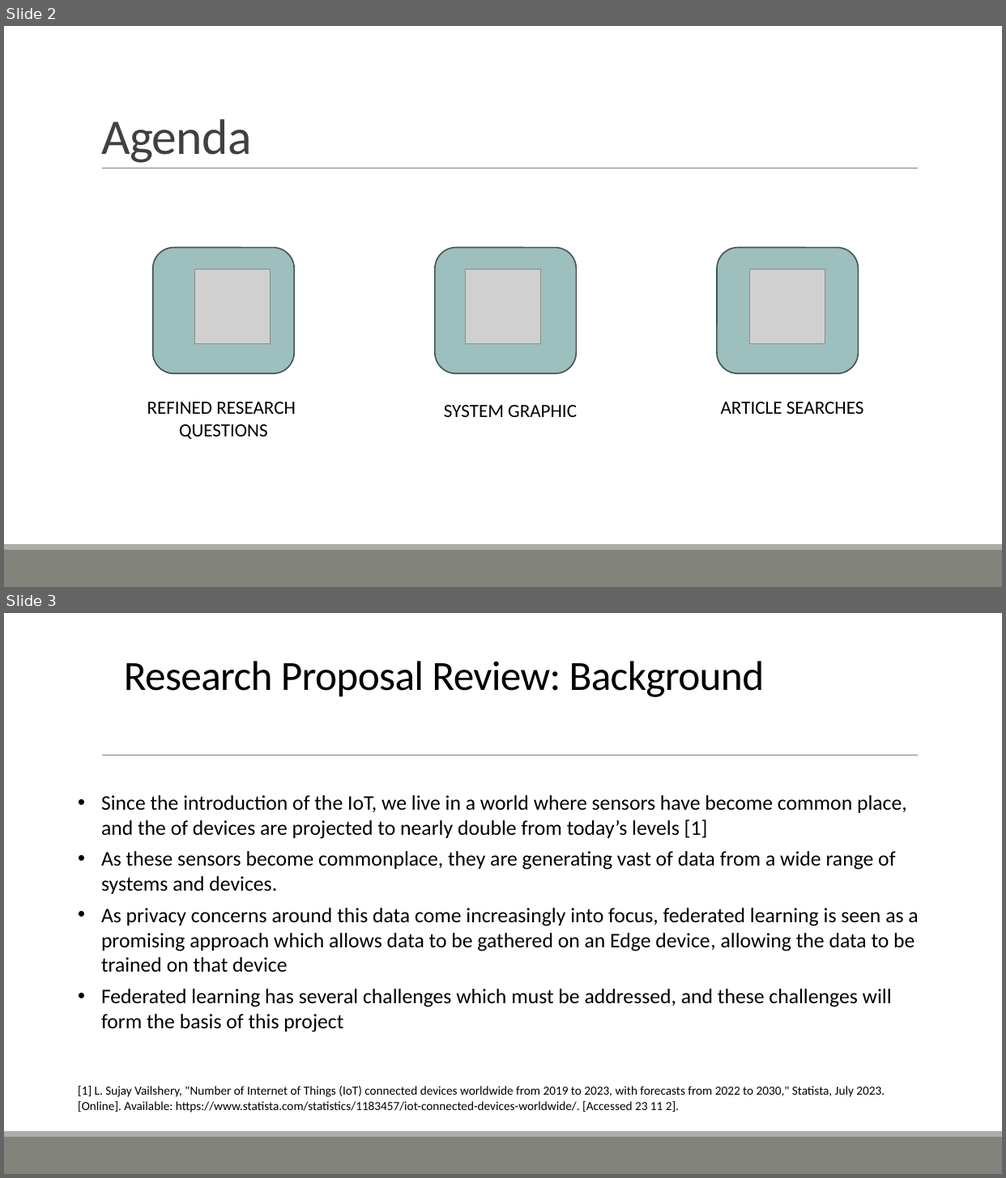
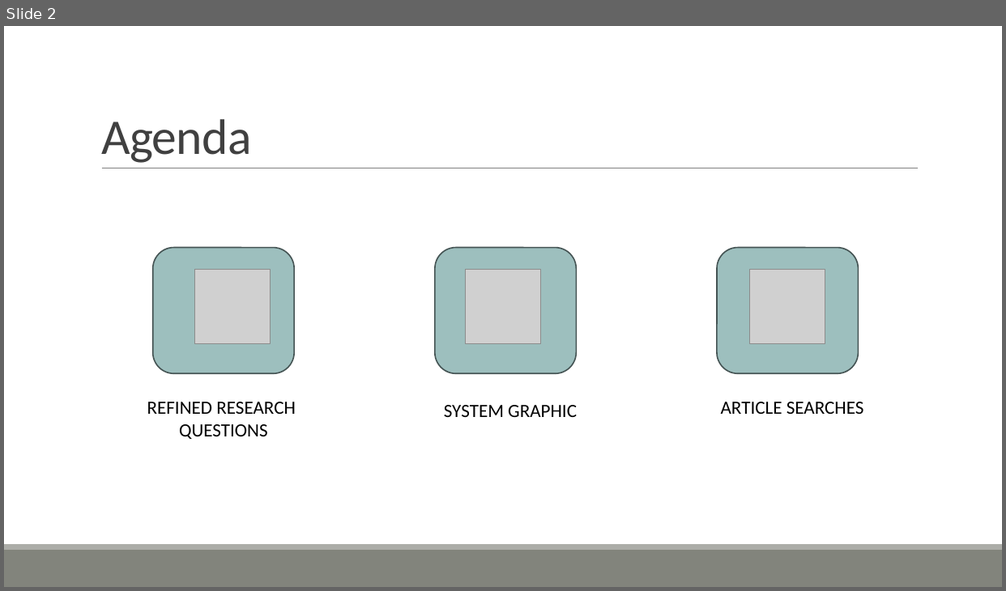
Before and after one commit to ofithcheallaigh/phd, a slide deck: Presentations/Supervisor Meetings/2024/Upcoming Meeting.pptx. Shown one above the other, each under a label of ours: slides 2 and 3 before the commit, slide 2 after it. The pictures are 1006x1178 and 1006x591 pixels, drawn with LibreOffice and Linux fonts; fonts in the diff are those of the drawing; grey boxes stand for pictures. Boxes give left, top, right and bottom in pixels: in the first picture for what was removed or moved away, otherwise in the second. Text is boxed around its words. In the diff, an @@ line names an element or a change of style, - is before the commit and + after.

```diff
--- a/Presentations/Supervisor Meetings/2024/Upcoming Meeting.pptx
+++ b/Presentations/Supervisor Meetings/2024/Upcoming Meeting.pptx
@@ slide 3 removed at (4, 613, 1002, 1174), background #FFFFFF; not listed: 3 template elements that a slide beside it also shows @@
@@ title removed at (124, 661, 765, 697) @@
-Research Proposal Review: Background
@@ text removed at (101, 795, 918, 1033) @@
-• Since the introduction of the IoT, we live in a world where sensors have become common place, and the of devices are projected to nearly double from today’s levels [1]
-• As these sensors become commonplace, they are generating vast of data from a wide range of systems and devices.
-• As privacy concerns around this data come increasingly into focus, federated learning is seen as a promising approach which allows data to be gathered on an Edge device, allowing the data to be trained on that device
-• Federated learning has several challenges which must be addressed, and these challenges will form the basis of this project
@@ text removed at (78, 1086, 884, 1113) @@
-[1] L. Sujay Vailshery, "Number of Internet of Things (IoT) connected devices worldwide from 2019 to 2023, with forecasts from 2022 to 2030," Statista, July 2023. [Online]. Available: https://www.statista.com/statistics/1183457/iot-connected-devices-worldwide/. [Accessed 23 11 2].
```
Also in this commit, not shown: 1 slide added, 3 other slides removed.
